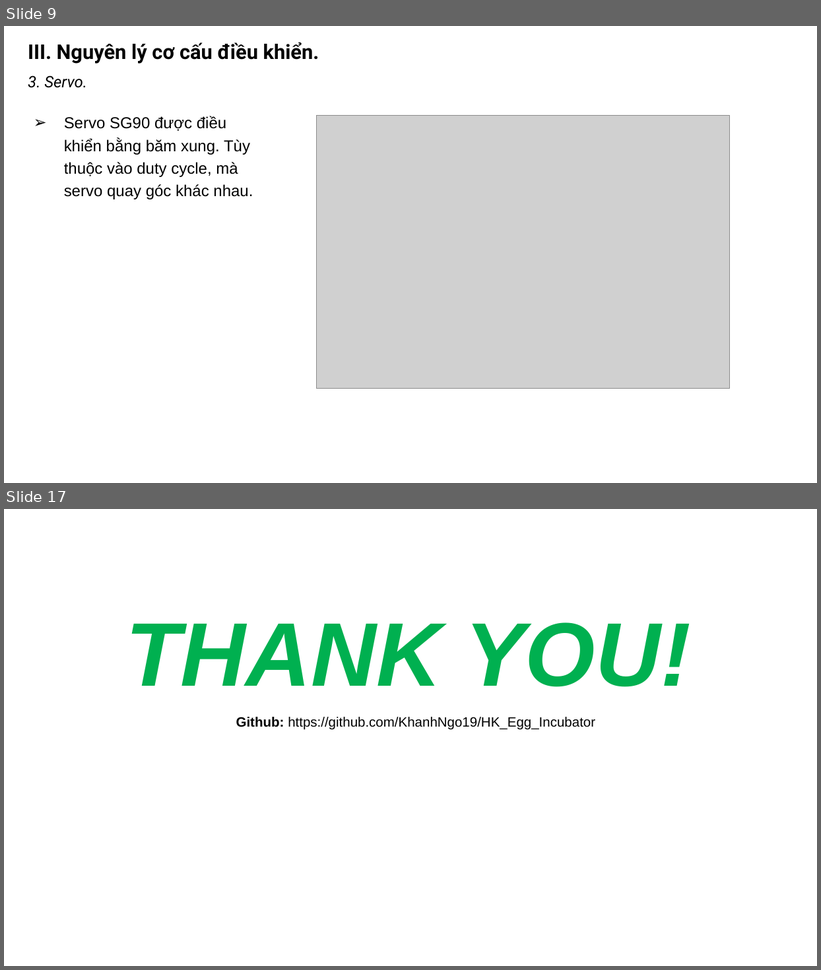
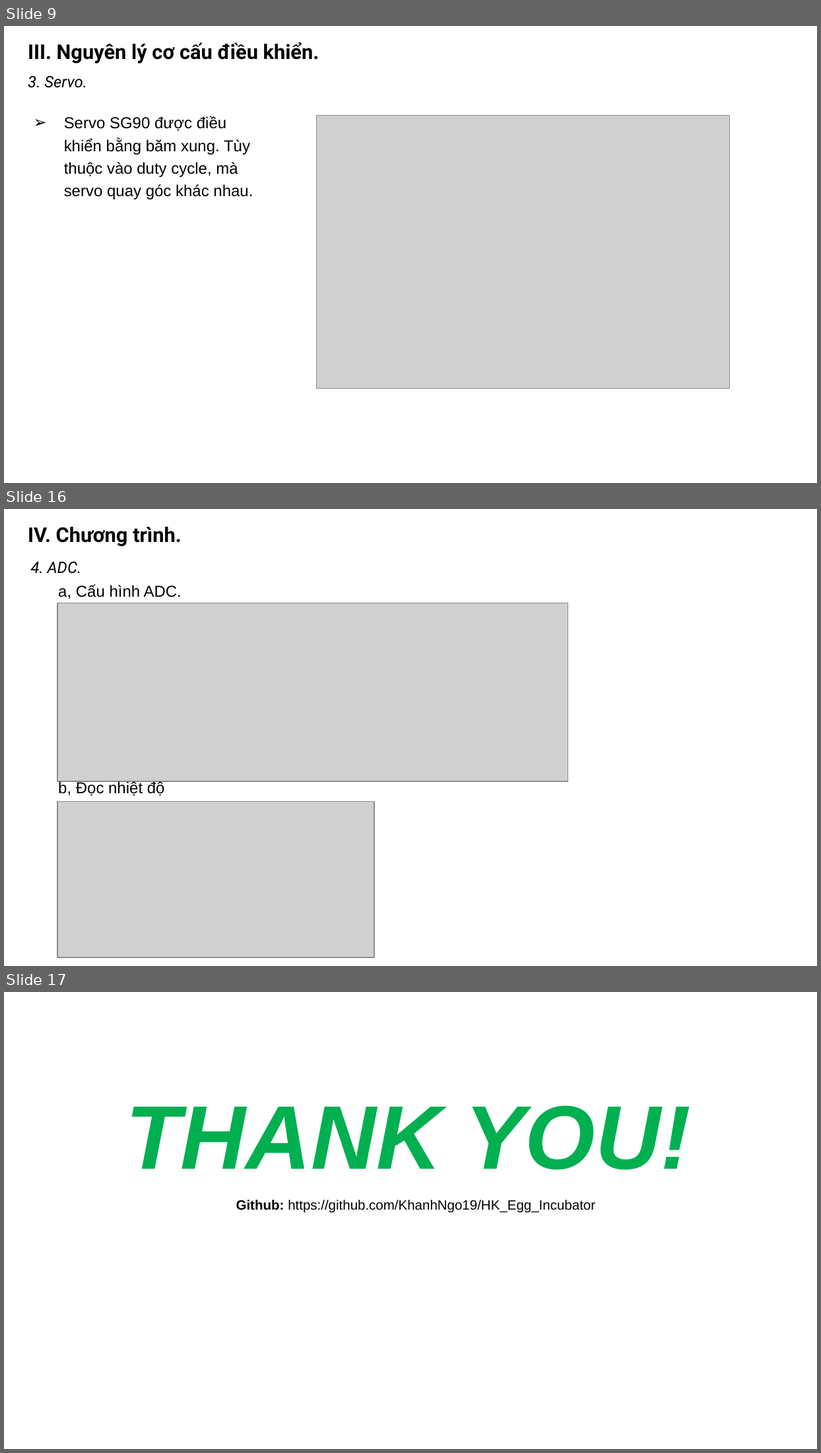
Before and after one commit to khanhnm08/HK_Egg_Incubator, a slide deck: Slide bao cao.pptx. Shown one above the other, each under a label of ours: slides 9 and 17 before the commit, slides 9, 16 and 17 after it; the slides between them are not shown. The pictures are 821x970 and 821x1453 pixels, drawn with LibreOffice and Linux fonts; fonts in the diff are those of the drawing; grey boxes stand for pictures. Boxes give left, top, right and bottom in pixels: in the first picture for what was removed or moved away, otherwise in the second. Text is boxed around its words. In the diff, an @@ line names an element or a change of style, - is before the commit and + after.

```diff
--- a/Slide bao cao.pptx
+++ b/Slide bao cao.pptx
@@ slide 16 added at (x1=4, y1=509, x2=817, y2=966), background #FFFFFF @@
@@ text added at (x1=28, y1=527, x2=181, y2=547), 18 pt, text #000000, bold @@
+IV. Chương trình.
@@ text added at (x1=31, y1=561, x2=82, y2=574), 14 pt, text #000000, italic @@
+4. ADC.
@@ text added at (x1=58, y1=584, x2=182, y2=599), 14 pt, text #000000 @@
+a, Cấu hình ADC.
@@ picture added at (x1=57, y1=603, x2=568, y2=782) @@
@@ text added at (x1=58, y1=781, x2=165, y2=796), 14 pt, text #000000 @@
+b, Đọc nhiệt độ
@@ picture added at (x1=57, y1=802, x2=375, y2=958) @@
```
Also in this commit, not shown: 6 slides changed, 1 other slide added, 2 slides removed, 15 other files.
